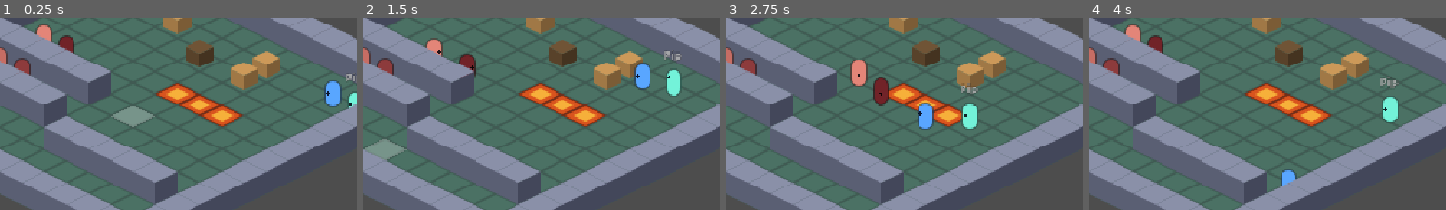
Above: before the commit, frames 1-4 (left to right).
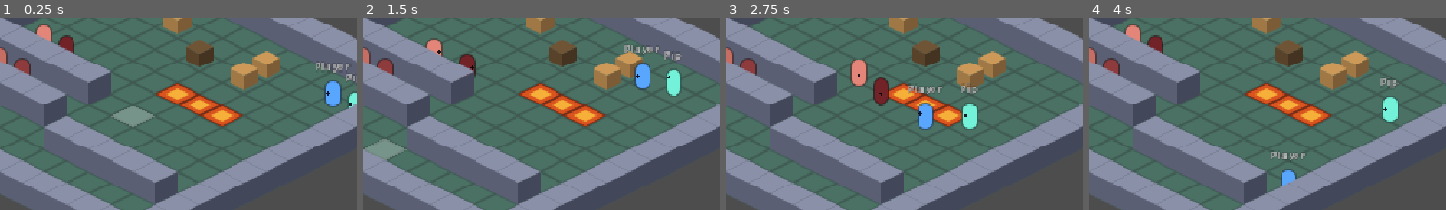
Above: after the commit, the same moments.

Repository: jeff-thinklightn-ing/psykinetic
Game: Godot game, scene res://main.tscn
The game is run twice, just before and just after one commit, with the same random seed, the same clock (stepped at 60 frames per second) and the same inputs.
Inputs (mouse positions are % of the whole screen's width and height, from its top left):
- Up to frame 1 (0.25 s): no input
- Up to frame 2 (1.5 s): tap Enter at 0.5 s; move the mouse to (80, 52) at 0.52 s; tap R at 0.6 s; click (80, 52) at 0.67 s; drag from (33, 64) to (50, 81) at 1.27 s
- Up to frame 3 (2.75 s): move the mouse to (67, 32) at 2.02 s; tap 9 at 2.1 s; click (67, 32) at 2.17 s
- Up to frame 4 (4 s): drag from (50, 81) to (22, 40) at 2.77 s; move the mouse to (89, 75) at 3.52 s; tap R at 3.6 s; click (89, 75) at 3.67 s
The pictures show only the part of the screen within x 37-87%, y 35-85%; the shares and areas given below are measured in that part.

The runs differ from the first frame. In frame 1, 0.2% of the frame differs, in the area x 88-98%, y 23-29%; in frame 2, 0.2%, in the area x 73-83%, y 14-19%; in frame 3, 0.2%; in frame 4, 0.2%.

Commit message:
Show player names over their capsules
The player's display name goes into the spawn spec as the label, the same
way a companion's name does, so every peer draws it at spawn.

Co-Authored-By: Claude Fable 5.1 <noreply@anthropic.com>

Diff:
--- a/main.gd
+++ b/main.gd
@@ -511,7 +511,7 @@
 		return
 	var player := _spawn({
 		"scene": "player", "name": "Player%d" % record.index, "tile": tile, "peer": peer,
-		"props": {"tint": record.color},
+		"props": {"tint": record.color, "label": player_name},
 	}) as Player
 	if player == null:
 		return
